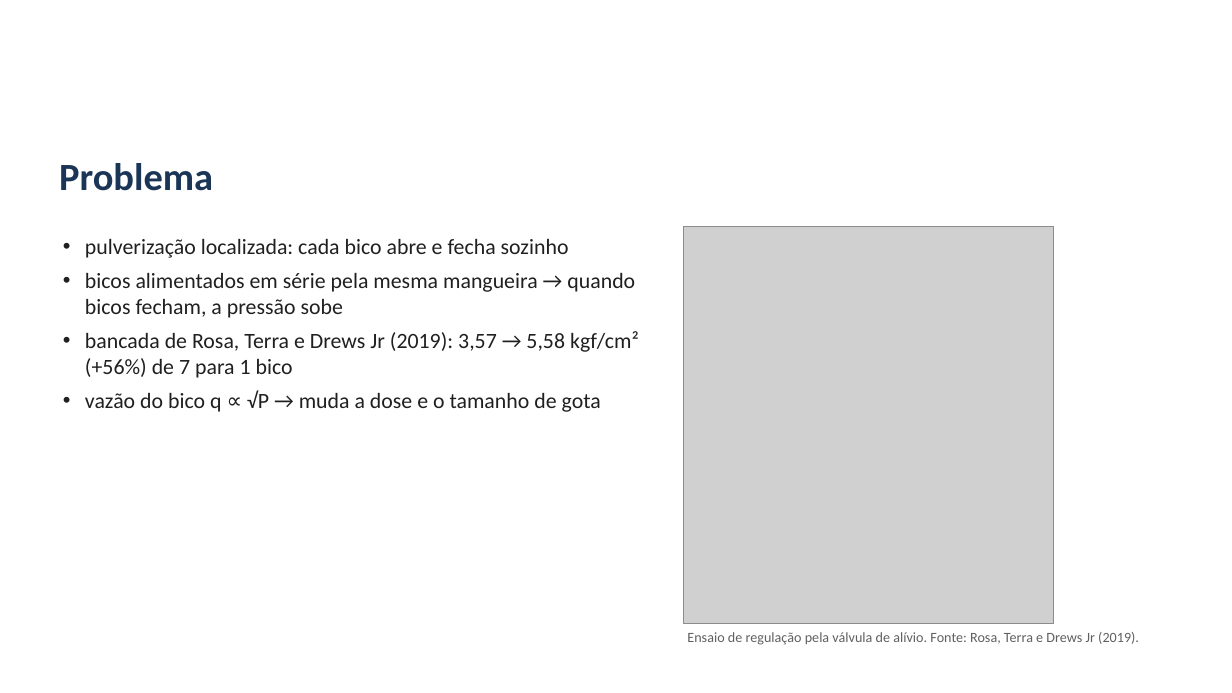
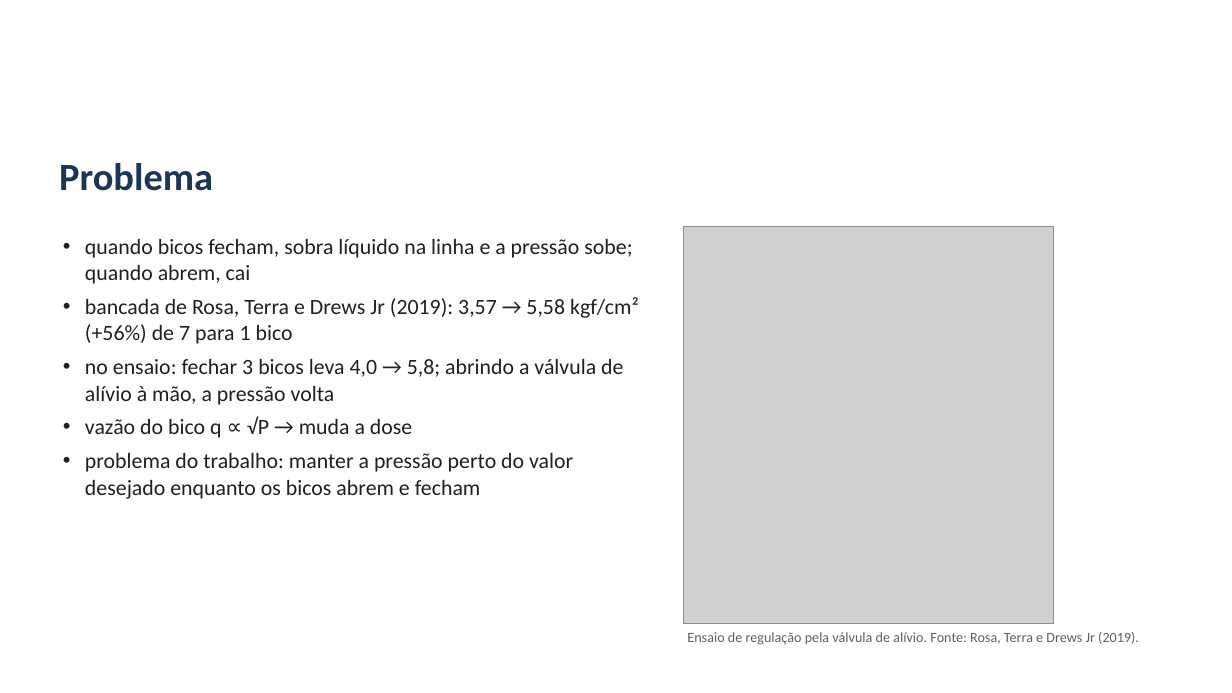
Before and after one commit to alexteroltismart/tcc, a slide deck: slide 4 of docs/Apresentacao_Banca_TCC_v25.pptx (slide 3 before the commit). Drawn at 1232x693 pixels with LibreOffice and Linux fonts; fonts in the diff are those of the drawing; grey boxes stand for pictures; background and template pictures are left out. Boxes give left, top, right and bottom in pixels: in the first picture for what was removed or moved away, otherwise in the second. Text is boxed around its words. In the diff, an @@ line names an element or a change of style, - is before the commit and + after.

```diff
--- a/docs/Apresentacao_Banca_TCC_v25.pptx
+++ b/docs/Apresentacao_Banca_TCC_v25.pptx
@@ text at box(85, 239, 632, 284): text changed @@
-• pulverização localizada: cada bico abre e fecha sozinho
-• bicos alimentados em série pela mesma mangueira → quando bicos fecham, a pressão sobe
+• quando bicos fecham, sobra líquido na linha e a pressão sobe; quando abrem, cai
@@ text at box(85, 359, 623, 499): text changed @@
-• vazão do bico q ∝ √P → muda a dose e o tamanho de gota
+• no ensaio: fechar 3 bicos leva 4,0 → 5,8; abrindo a válvula de alívio à mão, a pressão volta
+• vazão do bico q ∝ √P → muda a dose
+• problema do trabalho: manter a pressão perto do valor desejado enquanto os bicos abrem e fecham
```
Also in this commit, not shown: 1 slide added, 3 other files.
